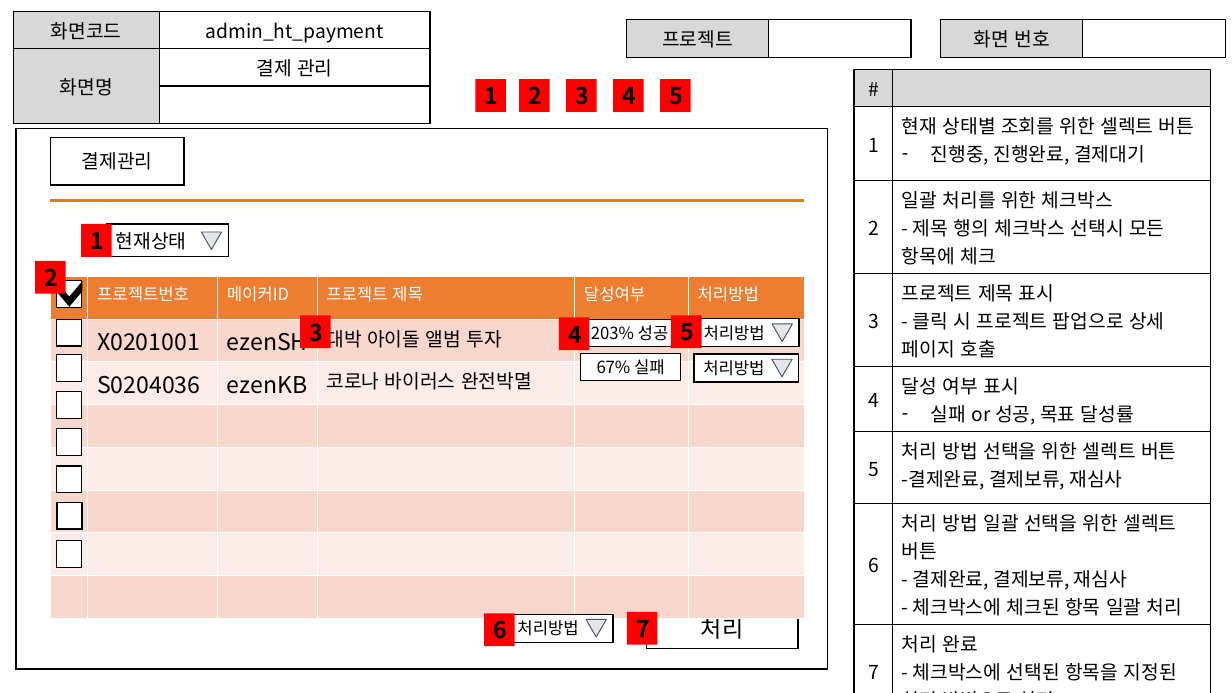
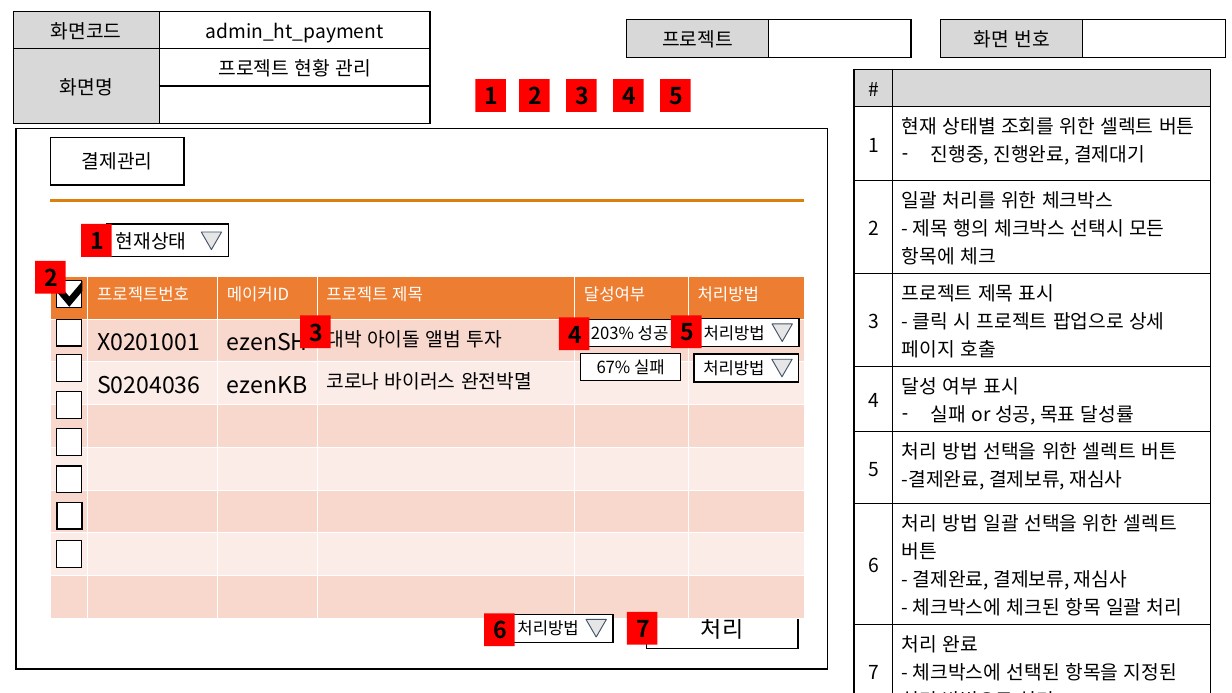
Before and after one commit to ezenteam2/EzenCrowdFunding, a slide deck: slide 15 of project03 화면설계서/project03 - 화면 설계서 - 현태.pptx (slide 16 before the commit). Drawn at 1232x693 pixels with LibreOffice and Linux fonts; fonts in the diff are those of the drawing. Boxes give left, top, right and bottom in pixels: in the first picture for what was removed or moved away, otherwise in the second. Text is boxed around its words. In the diff, an @@ line names an element or a change of style, - is before the commit and + after.

```diff
--- a/project03 화면설계서/project03 - 화면 설계서 - 현태.pptx
+++ b/project03 화면설계서/project03 - 화면 설계서 - 현태.pptx
@@ table at (x1=13, y1=12, x2=430, y2=109) @@
-row 2, column 2: 결제 관리
+row 2, column 2: 프로젝트 현황 관리
```
